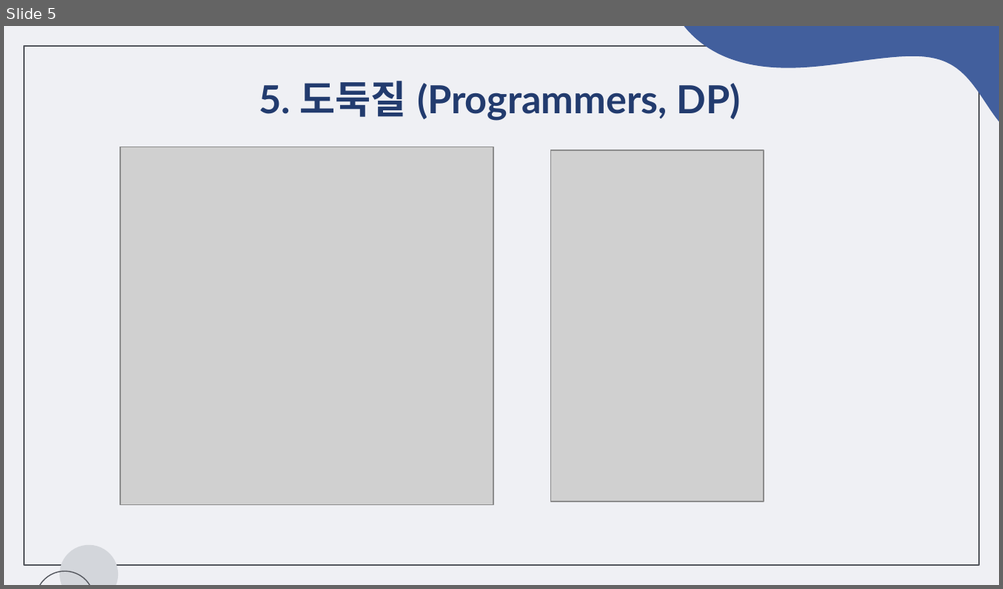
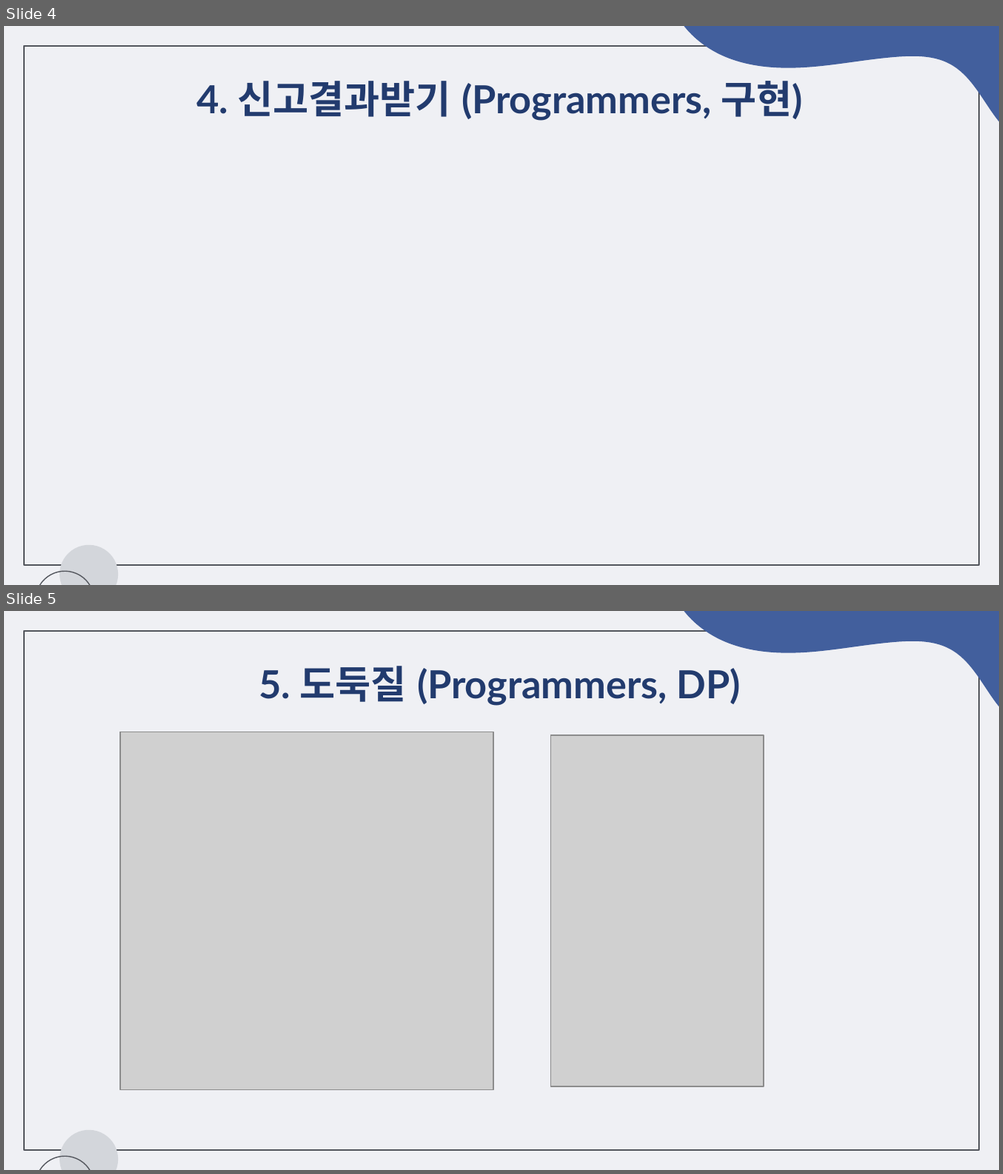
Before and after one commit to chaeeun-dev/CodingTest, a slide deck: 문제해결프로그래밍_숙제/제출용/숙제6_2022182035.pptx. Shown one above the other, each under a label of ours: slide 5 before the commit, slides 4 and 5 after it. The pictures are 1003x589 and 1003x1174 pixels, drawn with LibreOffice and Linux fonts; fonts in the diff are those of the drawing; grey boxes stand for pictures. Boxes give left, top, right and bottom in pixels: in the first picture for what was removed or moved away, otherwise in the second. Text is boxed around its words. In the diff, an @@ line names an element or a change of style, - is before the commit and + after.

```diff
--- a/문제해결프로그래밍_숙제/제출용/숙제6_2022182035.pptx
+++ b/문제해결프로그래밍_숙제/제출용/숙제6_2022182035.pptx
@@ slide 4 added at bbox=[4, 26, 999, 585], background #EFF0F4; not listed: 4 template elements that a slide beside it also shows @@
@@ title added at bbox=[196, 81, 802, 121], 28 pt, text #223B6E, bold @@
+4. 신고결과받기 (Programmers, 구현)
```
Also in this commit, not shown: 8 other slides added, 6 slides removed, 8 other files.
